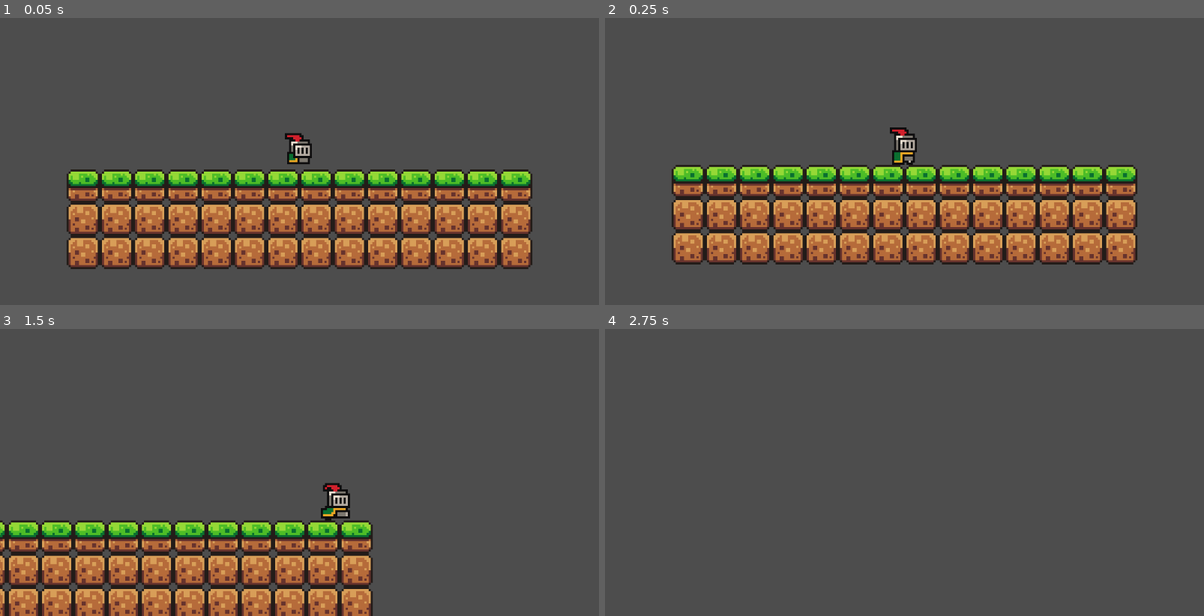
Above: before the commit, frames 1-4 (two rows, left to right).
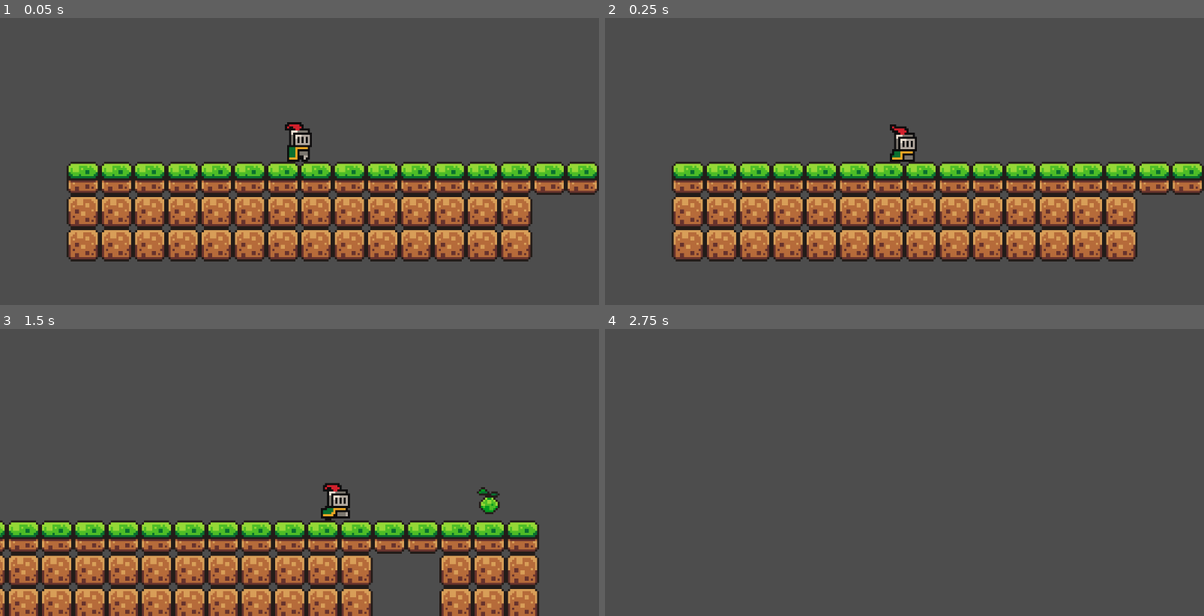
Above: after the commit, the same moments.

Repository: Serial-Cyn/patch-it-up
Game: Godot game, scene res://scenes/game.tscn
Same seed, same stepped clock (60 frames per second), same inputs: the game is played once before the commit and once after it.
Inputs:
- Up to frame 1 (0.05 s): no input
- Up to frame 2 (0.25 s): no input
- Up to frame 3 (1.5 s): hold D (move_right) from 0.53 s (still down); tap E (patch, bound only after the commit) at 0.6, 1.35 s; tap W (jump) at 0.77 s
- Up to frame 4 (2.75 s): tap W (jump) at 1.52 s; release D (move_right) at 2.03 s; hold A (move_left) from 2.03 s (still down); tap E (patch, bound only after the commit) at 2.1 s

The runs differ from the first frame. In frame 1, 24% of the frame differs, in the area x 11-100%, y 36-88%; in frame 2, 17%; in frame 3, 6.8%; in frame 4, nothing differs.

Commit message:
Added patchable StopPoints and safe zone timer control

Diff:
--- a/project.godot
+++ b/project.godot
@@ -42,6 +42,11 @@
 , Object(InputEventKey,"resource_local_to_scene":false,"resource_name":"","device":-1,"window_id":0,"alt_pressed":false …(186 unchanged characters)…
 ]
 }
+patch={
+"deadzone": 0.2,
+"events": [Object(InputEventKey,"resource_local_to_scene":false,"resource_name":"","device":-1,"window_id":0,"alt_pressed":false,"shift_pressed":false,"ctrl_pressed":false,"meta_pressed":false,"pressed":false,"keycode":0,"physical_keycode":69,"key_label":0,"unicode":101,"location":0,"echo":false,"script":null)
+]
+}
 
 [rendering]
 
--- a/scenes/game.tscn
+++ b/scenes/game.tscn
@@ -1,7 +1,10 @@
-[gd_scene load_steps=5 format=4 uid="uid://b3ejkg8i1sacb"]
-
+[gd_scene load_steps=8 format=4 uid="uid://b3ejkg8i1sacb"]
+
+[ext_resource type="Script" uid="uid://cwpqxg0mgikx1" path="res://scripts/game_manager.gd" id="1_iywne"]
 [ext_resource type="Texture2D" uid="uid://cvmdi5akpghux" path="res://assets/sprites/world_tileset.png" id="1_yqjtg"]
 [ext_resource type="PackedScene" uid="uid://dpfp2gvrhdnd2" path="res://scenes/player.tscn" id="2_lnu2h"]
+[ext_resource type="PackedScene" uid="uid://b57ykvmcupq2j" path="res://scenes/glitch_tile.tscn" id="3_lnu2h"]
+[ext_resource type="PackedScene" uid="uid://dihoti1hrgw6e" path="res://scenes/stop_point.tscn" id="4_lbhrr"]
 
 [sub_resource type="TileSetAtlasSource" id="TileSetAtlasSource_lbhrr"]
 texture = ExtResource("1_yqjtg")
@@ -170,15 +173,32 @@
 [node name="Game" type="Node2D"]
 
 [node name="GameManager" type="Node" parent="."]
+unique_name_in_owner = true
+script = ExtResource("1_iywne")
+
+[node name="CorruptionTimer" type="Timer" parent="GameManager"]
+wait_time = 60.0
+one_shot = true
+autostart = true
 
 [node name="Tilemaps" type="Node" parent="."]
 
 [node name="Terrain" type="TileMapLayer" parent="Tilemaps"]
-tile_map_data = PackedByteArray("AAD5/wEAAQAAAAAAAAD6/wEAAQA …(608 unchanged characters)… AAAEAAAD6/wMAAQAAAAEAAAD5/wMAAQAAAAEAAAA=")
+tile_map_data = PackedByteArray("AAD5/wEAAQAAAAAAAAD6/wEAAQA …(608 unchanged characters)… AAAEAAAD6/wMAAQAAAAEAAAD5/wMAAQAAAAEAAAAJAAEAAQAAAAAAAAAKAAEAAQAAAAAAAAALAAEAAQAAAAAAAAAJAAIAAQAAAAEAAAAJAAMAAQAAAAEAAAAKAAMAAQAAAAEAAAALAAMAAQAAAAEAAAALAAIAAQAAAAEAAAAKAAIAAQAAAAEAAAA=")
 tile_set = SubResource("TileSet_iywne")
 
 [node name="Player" parent="." instance=ExtResource("2_lnu2h")]
+position = Vector2(0, 4)
 
 [node name="MainCamera" type="Camera2D" parent="Player"]
 zoom = Vector2(4, 4)
 position_smoothing_enabled = true
+
+[node name="GlitchTile" parent="." instance=ExtResource("3_lnu2h")]
+position = Vector2(120, 24)
+
+[node name="GlitchTile2" parent="." instance=ExtResource("3_lnu2h")]
+position = Vector2(136, 24)
+
+[node name="StopPoint" parent="." instance=ExtResource("4_lbhrr")]
+position = Vector2(168, 6)
--- /dev/null
+++ b/scenes/glitch_tile.tscn
@@ -0,0 +1,26 @@
+[gd_scene load_steps=4 format=3 uid="uid://b57ykvmcupq2j"]
+
+[ext_resource type="Texture2D" uid="uid://cvmdi5akpghux" path="res://assets/sprites/world_tileset.png" id="1_c2htr"]
+[ext_resource type="Script" uid="uid://18ajriwjrpww" path="res://scripts/glitch_tile.gd" id="1_r784y"]
+
+[sub_resource type="RectangleShape2D" id="RectangleShape2D_r784y"]
+size = Vector2(16, 16)
+
+[node name="GlitchTile" type="Node2D"]
+script = ExtResource("1_r784y")
+
+[node name="Sprite" type="Sprite2D" parent="."]
+texture = ExtResource("1_c2htr")
+hframes = 16
+vframes = 16
+
+[node name="StaticBody" type="StaticBody2D" parent="."]
+
+[node name="Collider" type="CollisionShape2D" parent="StaticBody"]
+shape = SubResource("RectangleShape2D_r784y")
+
+[node name="Timer" type="Timer" parent="."]
+wait_time = 2.0
+autostart = true
+
+[connection signal="timeout" from="Timer" to="." method="_on_timer_timeout"]
--- a/scenes/player.tscn
+++ b/scenes/player.tscn
@@ -174,7 +174,7 @@
 [sub_resource type="RectangleShape2D" id="RectangleShape2D_3vyb7"]
 size = Vector2(7, 13)
 
-[node name="Player" type="CharacterBody2D"]
+[node name="Player" type="CharacterBody2D" groups=["Player"]]
 script = ExtResource("1_g2els")
 
 [node name="AnimatedSprite" type="AnimatedSprite2D" parent="."]
@@ -190,8 +190,3 @@
 position = Vector2(-0.5, 4.5)
 shape = SubResource("RectangleShape2D_3vyb7")
 debug_color = Color(0.99847, 0, 0.14118, 0.42)
-
-[node name="CorruptionTimer" type="Timer" parent="."]
-wait_time = 60.0
-one_shot = true
-autostart = true
--- /dev/null
+++ b/scenes/stop_point.tscn
@@ -0,0 +1,34 @@
+[gd_scene load_steps=5 format=3 uid="uid://dihoti1hrgw6e"]
+
+[ext_resource type="Script" uid="uid://daghifr6k04f" path="res://scripts/stop_point.gd" id="1_ce4fe"]
+[ext_resource type="Texture2D" uid="uid://cnxym31p48375" path="res://assets/sprites/fruit.png" id="2_i03o5"]
+
+[sub_resource type="RectangleShape2D" id="RectangleShape2D_lhoxb"]
+
+[sub_resource type="CircleShape2D" id="CircleShape2D_ce4fe"]
+radius = 29.0172
+
+[node name="StopPoint" type="Node2D"]
+script = ExtResource("1_ce4fe")
+
+[node name="Sprite" type="Sprite2D" parent="."]
+texture = ExtResource("2_i03o5")
+hframes = 4
+vframes = 4
+frame = 4
+
+[node name="FixArea" type="Area2D" parent="."]
+
+[node name="Collider" type="CollisionShape2D" parent="FixArea"]
+shape = SubResource("RectangleShape2D_lhoxb")
+
+[node name="StopArea" type="Area2D" parent="."]
+
+[node name="Collider" type="CollisionShape2D" parent="StopArea"]
+shape = SubResource("CircleShape2D_ce4fe")
+debug_color = Color(0, 0.643963, 0.290161, 0.42)
+
+[connection signal="body_entered" from="FixArea" to="." method="_on_fix_area_body_entered"]
+[connection signal="body_exited" from="FixArea" to="." method="_on_fix_area_body_exited"]
+[connection signal="body_entered" from="StopArea" to="." method="_on_stop_area_body_entered"]
+[connection signal="body_exited" from="StopArea" to="." method="_on_stop_area_body_exited"]
--- /dev/null
+++ b/scripts/game_manager.gd
@@ -0,0 +1,10 @@
+extends Node
+
+@onready var corruption_timer: Timer = $CorruptionTimer
+
+func _ready():
+	corruption_timer.start()
+
+
+func _process(_delta):
+	print(corruption_timer.time_left)
--- /dev/null
+++ b/scripts/glitch_tile.gd
@@ -0,0 +1,12 @@
+extends Node2D
+
+@onready var sprite: Sprite2D = $Sprite
+@onready var collider: CollisionShape2D = $StaticBody/Collider
+
+
+var is_visible : bool = true
+
+func _on_timer_timeout() -> void:
+	is_visible = !is_visible
+	sprite.visible = is_visible
+	collider.disabled = !is_visible
--- a/scripts/player.gd
+++ b/scripts/player.gd
@@ -1,7 +1,7 @@
 extends CharacterBody2D
 
 @onready var animated_sprite: AnimatedSprite2D = $AnimatedSprite
-@onready var corruption_timer: Timer = $CorruptionTimer
+@onready var corruption_timer: Timer = $"../GameManager/CorruptionTimer"
 
 const SPEED : float = 100.0
 const JUMP_VELOCITY : float = -300.0
@@ -11,9 +11,12 @@
 var direction : int
 var move_left : int
 var move_right : int
+
 # States
 var is_airborne : bool
 var is_moving : bool
+var is_in_safe_zone : bool = false
+
 
 func _physics_process(delta: float) -> void:
 	handle_movement()
@@ -54,7 +57,12 @@
 			animated_sprite.flip_h = direction < 0
 
 func handle_corruption_timer():
+	# Only pause the timer when either:
+	# - The player is moving
+	# - OR the player is in a patched stop zone
 	is_moving = move_left > 0 or move_right > 0
-	corruption_timer.paused = is_moving
 
-	print(corruption_timer.time_left)
+	if is_moving or is_in_safe_zone:
+		corruption_timer.paused = true
+	else:
+		corruption_timer.paused = false
--- /dev/null
+++ b/scripts/stop_point.gd
@@ -0,0 +1,53 @@
+extends Node2D
+
+# --- Node References ---
+@onready var game_manager: Node = %GameManager
+@onready var sprite: Sprite2D = $Sprite
+@onready var fix_area: Area2D = $FixArea
+@onready var stop_area: Area2D = $StopArea
+
+# --- State Flags ---
+var is_patched: bool = false
+var player_in_range: bool = false
+
+# --- Initialization ---
+func _ready() -> void:
+	stop_area.monitoring = false     # Disable stop zone until patched
+	sprite.frame = 0                 # Show broken/glitched sprite
+
+
+# --- Interaction Detection ---
+func _on_fix_area_body_entered(body: Node2D) -> void:
+	if body.is_in_group("Player"):
+		player_in_range = true
+
+func _on_fix_area_body_exited(body: Node2D) -> void:
+	if body.is_in_group("Player"):
+		player_in_range = false
+
+
+# --- Input Handling ---
+func _process(_delta: float) -> void:
+	if player_in_range and Input.is_action_just_pressed("patch"):
+		patch_stop_point()
+
+
+# --- Patching Logic ---
+func patch_stop_point():
+	if is_patched:
+		return
+
+	is_patched = true
+	sprite.frame = 4               # Show fixed/patched sprite
+	fix_area.queue_free()          # Remove fix interaction
+	stop_area.monitoring = true    # Activate stop zone
+
+
+# --- Stop Zone Detection ---
+func _on_stop_area_body_entered(body: Node2D) -> void:
+	if body.is_in_group("Player"):
+		body.is_in_safe_zone = true
+
+func _on_stop_area_body_exited(body: Node2D) -> void:
+	if body.is_in_group("Player"):
+		body.is_in_safe_zone = false
Not shown, added: scripts/game_manager.gd.uid
Not shown, added: scripts/glitch_tile.gd.uid
Not shown, added: scripts/stop_point.gd.uid
Not shown, changed: CHANGELOG.md
